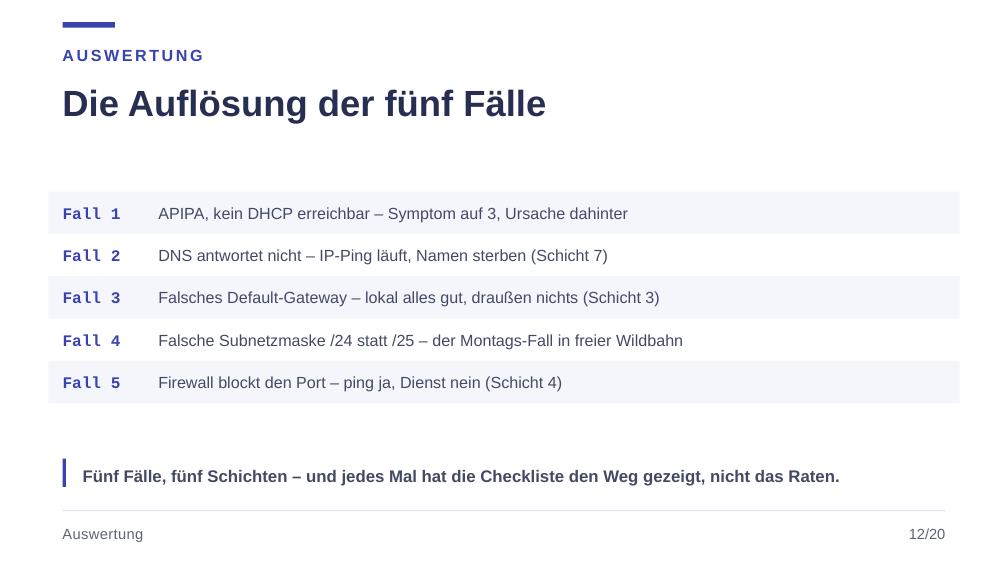
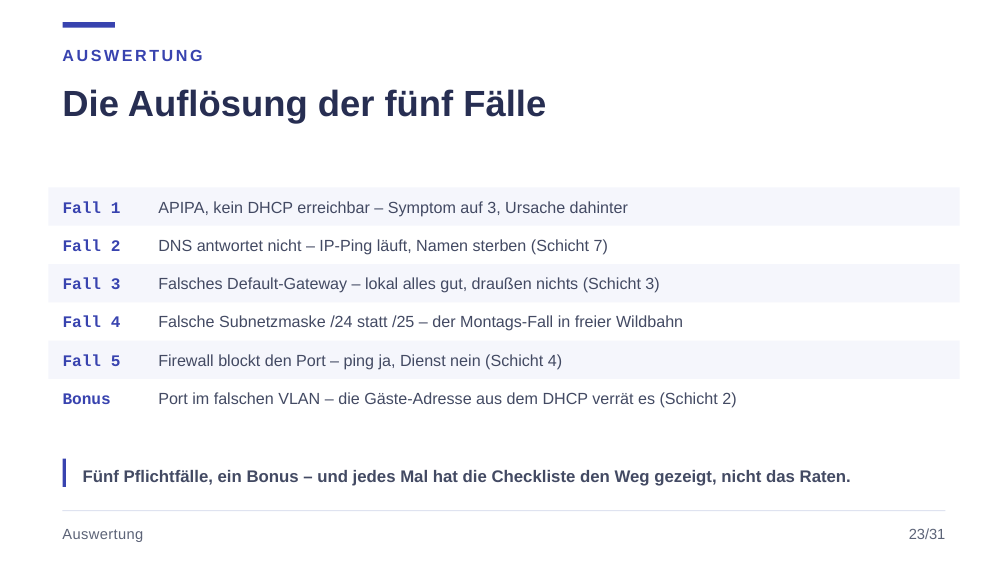
Before and after one commit to JacobMenge/kurs-unterlagen, a slide deck: slide 27 of folien/03-routing-vlan-sicherheit.pptx (slide 16 before the commit). Drawn at 1008x567 pixels with LibreOffice and Linux fonts; fonts in the diff are those of the drawing. Boxes give left, top, right and bottom in pixels: in the first picture for what was removed or moved away, otherwise in the second. Text is boxed around its words. In the diff, an @@ line names an element or a change of style, - is before the commit and + after.

Commit message:
bonus

```diff
--- a/folien/03-routing-vlan-sicherheit.pptx
+++ b/folien/03-routing-vlan-sicherheit.pptx
@@ 2 texts, 1 rectangle: place and size @@
-2 texts, 1 rectangle at box(48, 192, 960, 234)
+2 texts, 1 rectangle at box(48, 187, 960, 226)
@@ text "Fall 2": place and size @@
-text "Fall 2" at box(63, 249, 121, 261)
+text "Fall 2" at box(63, 239, 121, 251)
@@ text "DNS antwortet nicht – IP-Ping ...": place and size @@
-text "DNS antwortet nicht – IP-Ping ..." at box(158, 249, 608, 265)
+text "DNS antwortet nicht – IP-Ping ..." at box(158, 239, 608, 255)
@@ rectangle: place and size @@
-rectangle at box(48, 276, 960, 319)
+rectangle at box(48, 264, 960, 302)
@@ text "Fall 3": place and size @@
-text "Fall 3" at box(63, 291, 121, 303)
+text "Fall 3" at box(63, 277, 121, 289)
@@ text "Falsches Default-Gateway – lokal alles ...": place and size @@
-text "Falsches Default-Gateway – lokal alles ..." at box(158, 291, 659, 307)
+text "Falsches Default-Gateway – lokal alles ..." at box(158, 277, 659, 293)
@@ text "Fall 4": place and size @@
-text "Fall 4" at box(63, 334, 121, 346)
+text "Fall 4" at box(63, 316, 121, 327)
@@ text "Falsche Subnetzmaske /24 statt /25 ...": place and size @@
-text "Falsche Subnetzmaske /24 statt /25 ..." at box(158, 334, 683, 350)
+text "Falsche Subnetzmaske /24 statt /25 ..." at box(158, 315, 683, 331)
@@ rectangle: place and size @@
-rectangle at box(48, 361, 960, 403)
+rectangle at box(48, 341, 960, 379)
@@ text "Fall 5": place and size @@
-text "Fall 5" at box(63, 376, 121, 388)
+text "Fall 5" at box(63, 354, 121, 366)
@@ text "Firewall blockt den Port – ...": place and size @@
-text "Firewall blockt den Port – ..." at box(158, 376, 562, 392)
+text "Firewall blockt den Port – ..." at box(158, 354, 562, 370)
@@ text added at box(63, 393, 111, 404), 11.5 pt, text #3843AF, bold @@
+Bonus
@@ text added at box(158, 392, 736, 408), 11.5 pt, text #434A63 @@
+Port im falschen VLAN – die Gäste-Adresse aus dem DHCP verrät es (Schicht 2)
@@ text at box(83, 470, 851, 486): text changed @@
-Fünf Fälle, fünf Schichten – und jedes Mal hat die Checkliste den Weg gezeigt, nicht das Raten.
+Fünf Pflichtfälle, ein Bonus – und jedes Mal hat die Checkliste den Weg gezeigt, nicht das Raten.
@@ text at box(909, 528, 946, 539): text changed @@
-12/20
+23/31
```
Also in this commit, not shown: 19 other slides changed, 12 slides added, 1 slide removed, 2 other files.
